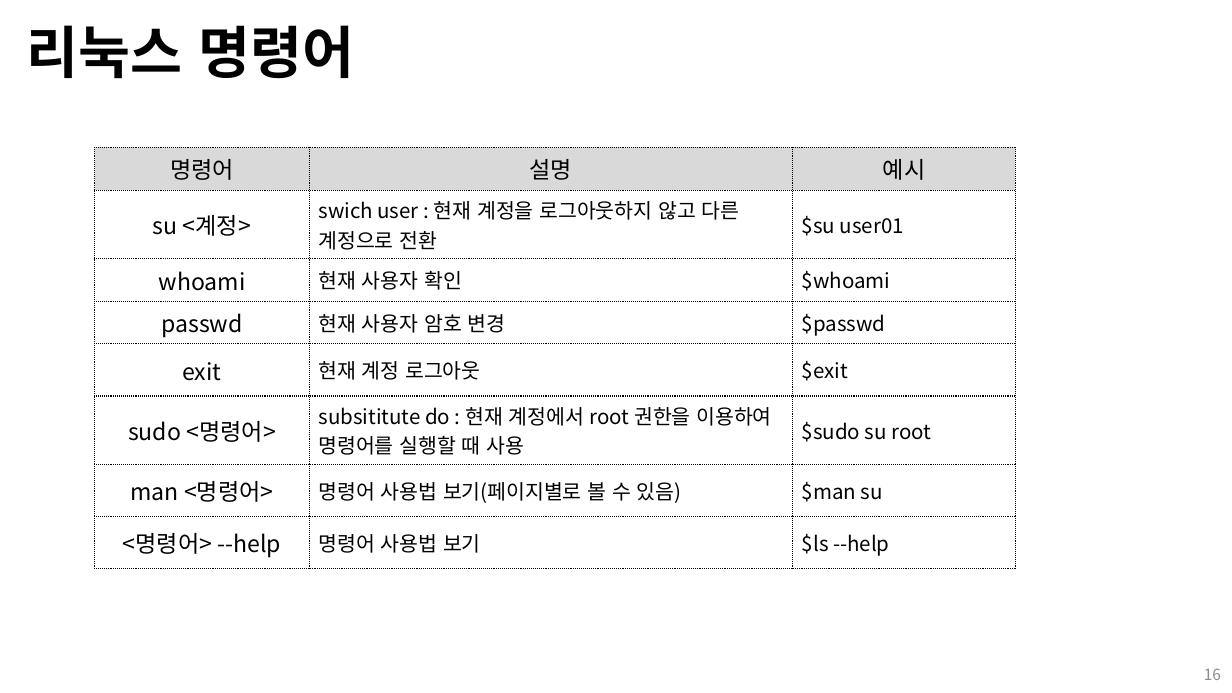
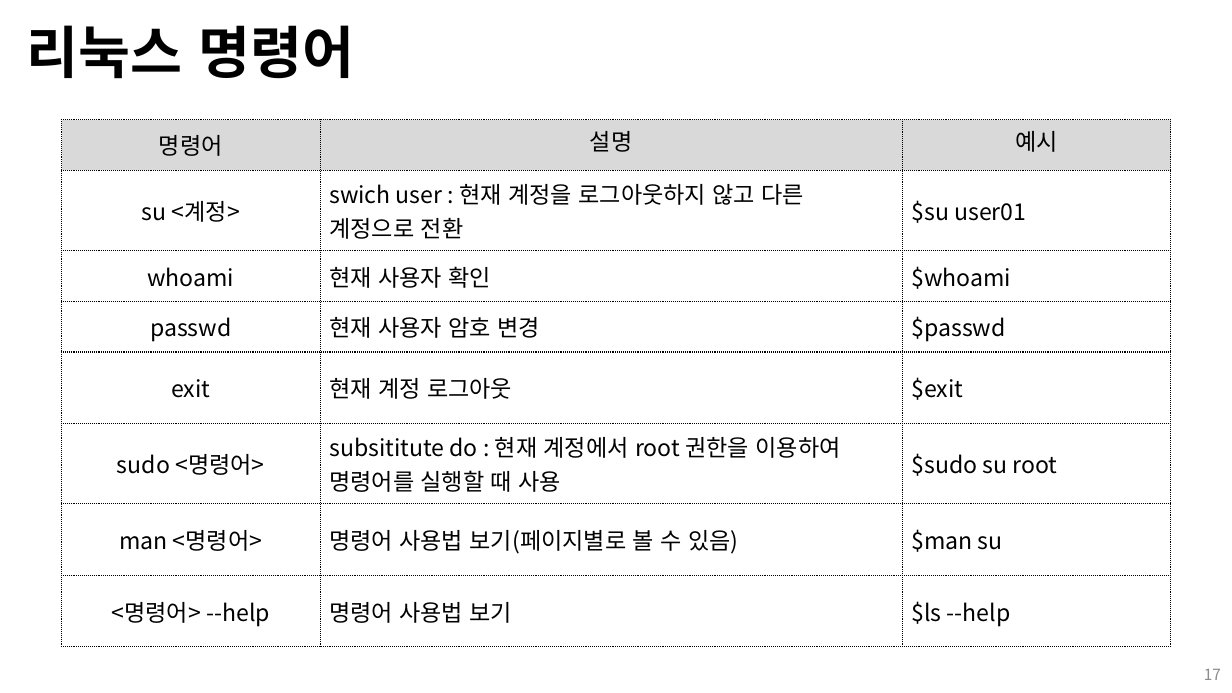
Before and after one commit to Open-Source-Programming/OpenSource-Lec, a slide deck: slide 17 of 01-linux.pptx (slide 16 before the commit). Drawn at 1232x693 pixels with LibreOffice and Linux fonts; fonts in the diff are those of the drawing. Boxes give left, top, right and bottom in pixels: in the first picture for what was removed or moved away, otherwise in the second. Text is boxed around its words. In the diff, an @@ line names an element or a change of style, - is before the commit and + after.

```diff
--- a/01-linux.pptx
+++ b/01-linux.pptx
@@ table at box(62, 119, 1171, 647) @@
@@ size 16 to 18 pt in "swich user : 현재 계정을 로그아웃하지 않고 ...", "$su user01", "현재 사용자 확인", "$whoami" and 10 more places @@
@@ table: place and size @@
-table at box(94, 148, 1015, 562)
+table at box(62, 119, 1171, 647)
@@ page number at box(1204, 669, 1221, 680): text changed @@
-16
+17
```
Also in this commit, not shown: 9 other slides changed, 1 slide added.
